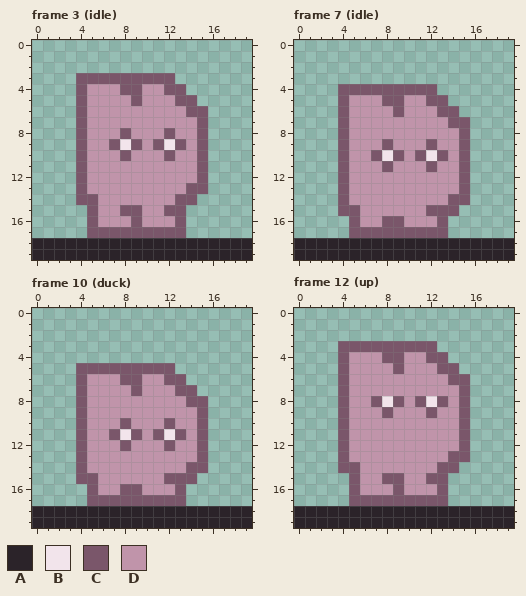
File history of a pixel-art file, assets/player/player.aseprite. Above is the file before it was changed.
20x20 pixels, 35 frames. Shown: frame 3 (idle), frame 7 (idle), frame 10 (duck), frame 12 (up). The commit also changed other frames, which this record leaves out.
Visible layers, top first: "eyes", "body", "_ground".
Palette (. is transparent): A #2b2329  B #f2e4eb  C #7a566a  D #c094aa
Pixels before, frame 3 (idle), first column x 0:
 3 ....CCCCCCCCC.......
 4 ....CDDDCCDDCC......
 5 ....CDDDDCDDDCC.....
 6 ....CDDDDDDDDDCC....
 7 ....CDDDDDDDDDDC....
 8 ....CDDDCDDDCDDC....
 9 ....CDDCBCDCBCDC....
10 ....CDDDCDDDCDDC....
11 ....CDDDDDDDDDDC....
12 ....CDDDDDDDDDDC....
13 ....CDDDDDDDDDCC....
14 ....CCDDDDDDDCC.....
15 .....CDDCCDDCC......
16 .....CDDDCDDDC......
17 .....CCCCCCCCC......
18 AAAAAAAAAAAAAAAAAAAA
19 AAAAAAAAAAAAAAAAAAAA
Pixels before, frame 7 (idle), first column x 0:
 4 ....CCCCCCCCC.......
 5 ....CDDDCCDDCC......
 6 ....CDDDDCDDDCC.....
 7 ....CDDDDDDDDDCC....
 8 ....CDDDDDDDDDDC....
 9 ....CDDDCDDDCDDC....
10 ....CDDCBCDCBCDC....
11 ....CDDDCDDDCDDC....
12 ....CDDDDDDDDDDC....
13 ....CDDDDDDDDDDC....
14 ....CDDDDDDDDDCC....
15 ....CCDDDDDDCCC.....
16 .....CDDCCDDDC......
17 .....CCCCCCCCC......
18 AAAAAAAAAAAAAAAAAAAA
19 AAAAAAAAAAAAAAAAAAAA
Pixels before, frame 10 (duck), first column x 0:
 5 ....CCCCCCCCC.......
 6 ....CDDDCCDDCC......
 7 ....CDDDDCDDDCC.....
 8 ....CDDDDDDDDDCC....
 9 ....CDDDDDDDDDDC....
10 ....CDDDCDDDCDDC....
11 ....CDDCBCDCBCDC....
12 ....CDDDCDDDCDDC....
13 ....CDDDDDDDDDDC....
14 ....CDDDDDDDDDCC....
15 ....CCDDDDDDCCC.....
16 .....CDDCCDDDC......
17 .....CCCCCCCCC......
18 AAAAAAAAAAAAAAAAAAAA
19 AAAAAAAAAAAAAAAAAAAA
Pixels before, frame 12 (up), first column x 0:
 3 ....CCCCCCCCC.......
 4 ....CDDDCCDDCC......
 5 ....CDDDDCDDDCC.....
 6 ....CDDDDDDDDDCC....
 7 ....CDDDDDDDDDDC....
 8 ....CDDCBCDCBCDC....
 9 ....CDDDCDDDCDDC....
10 ....CDDDDDDDDDDC....
11 ....CDDDDDDDDDDC....
12 ....CDDDDDDDDDDC....
13 ....CDDDDDDDDDCC....
14 ....CCDDDDDDDCC.....
15 .....CDDCCDDCC......
16 .....CDDDCDDDC......
17 .....CCCCCCCCC......
18 AAAAAAAAAAAAAAAAAAAA
19 AAAAAAAAAAAAAAAAAAAA
New version:
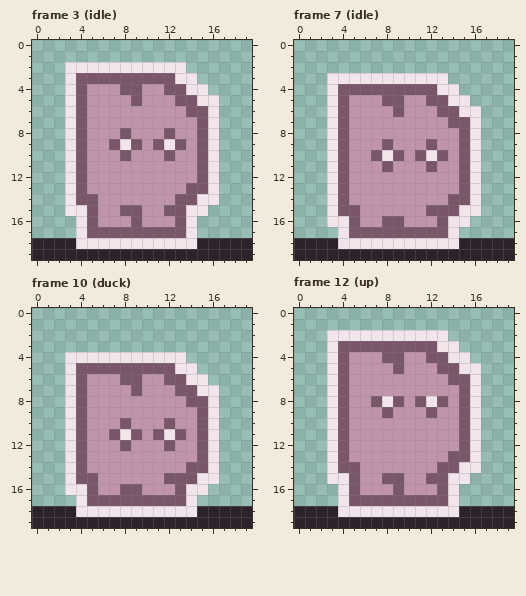
From old to new:
Changed rows in their new state; - is an unchanged pixel.
Frame 3 (idle), layer "body":
first column x 3:
 2 BBBBBBBBBBB---
 3 B---------BB--
 4 B----------BB-
 5 B-----------BB
 6 B------------B
 7 B------------B
 8 B------------B
 9 B------------B
10 B------------B
11 B------------B
12 B------------B
13 B------------B
14 B-----------BB
15 BB---------BB-
16 -B---------B--
17 -B---------B--
18 -BBBBBBBBBBB--
Frame 7 (idle), layer "body":
first column x 3:
 3 BBBBBBBBBBB---
 4 B---------BB--
 5 B----------BB-
 6 B-----------BB
 7 B------------B
 8 B------------B
 9 B------------B
10 B------------B
11 B------------B
12 B------------B
13 B------------B
14 B------------B
15 B-----------BB
16 BB---------BB-
17 -B---------B--
18 -BBBBBBBBBBB--
Frame 10 (duck), layer "body":
first column x 3:
 4 BBBBBBBBBBB---
 5 B---------BB--
 6 B----------BB-
 7 B-----------BB
 8 B------------B
 9 B------------B
10 B------------B
11 B------------B
12 B------------B
13 B------------B
14 B------------B
15 B-----------BB
16 BB---------BB-
17 -B---------B--
18 -BBBBBBBBBBB--
Frame 12 (up), layer "body": the same change as frame 3 (idle)
